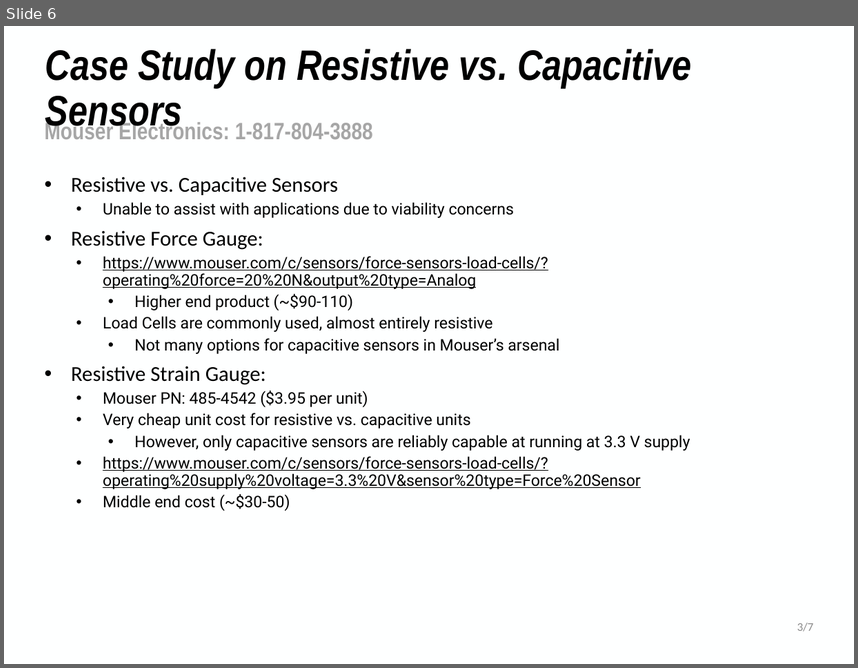
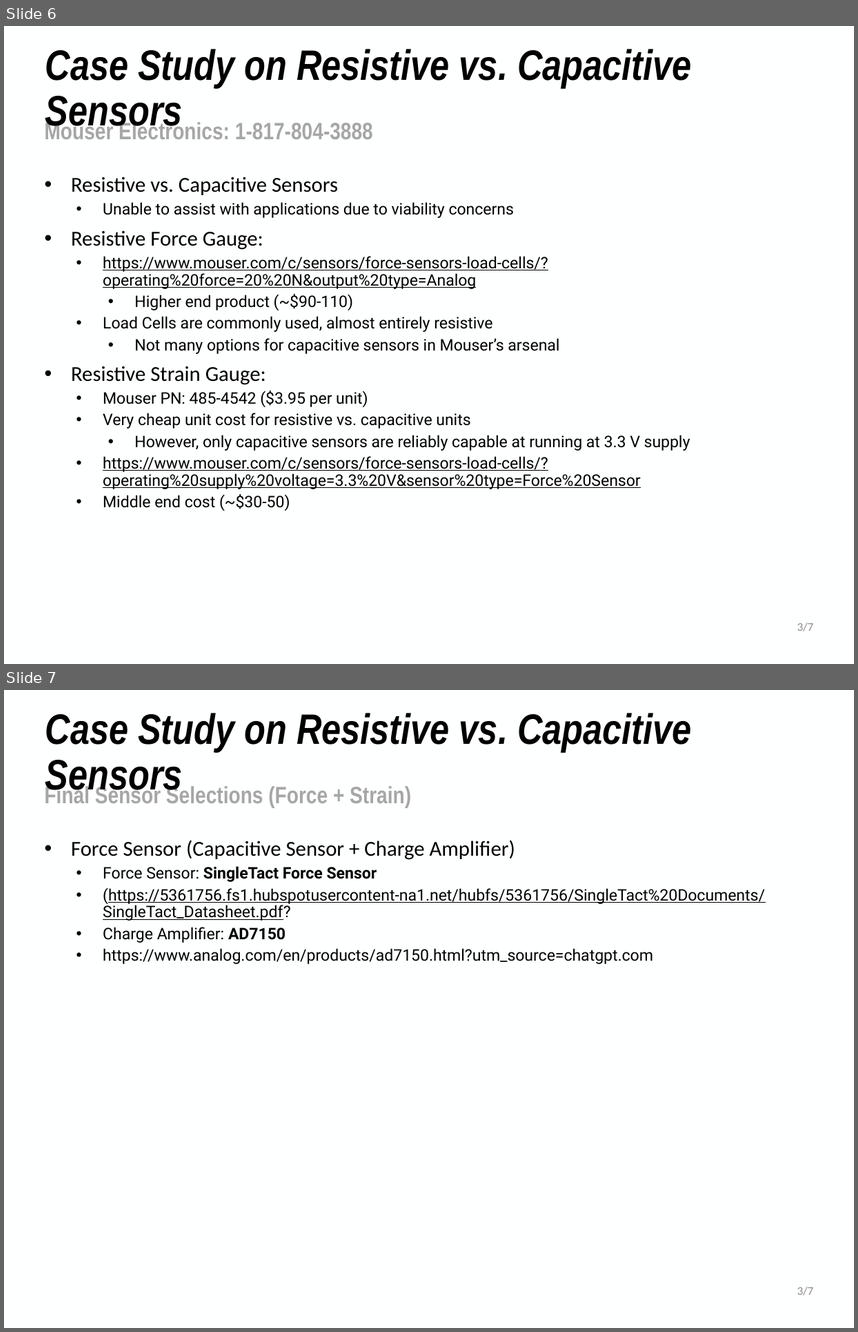
Before and after one commit to NHuang58/Biomedical_Device_PCB, a slide deck: Documentation/Slides/Week_14.pptx. Shown one above the other, each under a label of ours: slide 6 before the commit, slides 6 and 7 after it. The pictures are 858x668 and 858x1332 pixels, drawn with LibreOffice and Linux fonts; fonts in the diff are those of the drawing; background and template pictures are left out. Boxes give left, top, right and bottom in pixels: in the first picture for what was removed or moved away, otherwise in the second. Text is boxed around its words. In the diff, an @@ line names an element or a change of style, - is before the commit and + after.

```diff
--- a/Documentation/Slides/Week_14.pptx
+++ b/Documentation/Slides/Week_14.pptx
@@ slide 7 added at [4, 690, 854, 1328], background #FEFFFF @@
@@ title added at [45, 713, 691, 798], 36 pt, text #000000, bold, italic @@
+Case Study on Resistive vs. Capacitive Sensors
@@ text added at [45, 784, 411, 808], 20 pt, text #A6A6A6, bold @@
+Final Sensor Selections (Force + Strain)
@@ text added at [71, 840, 765, 964], 13.5 pt, text #000000 @@
+• Force Sensor (Capacitive Sensor + Charge Amplifier)
+  • Force Sensor: SingleTact Force Sensor
+  • (https://5361756.fs1.hubspotusercontent-na1.net/hubfs/5361756/SingleTact%20Documents/SingleTact_Datasheet.pdf?
+  • Charge Amplifier: AD7150
+  • https://www.analog.com/en/products/ad7150.html?utm_source=chatgpt.com
@@ text added at [797, 1286, 814, 1295], 10 pt, text #8C8C8C @@
+3/7
```
Also in this commit, not shown: 1 slide changed, 3 other slides added, 1 other file.
